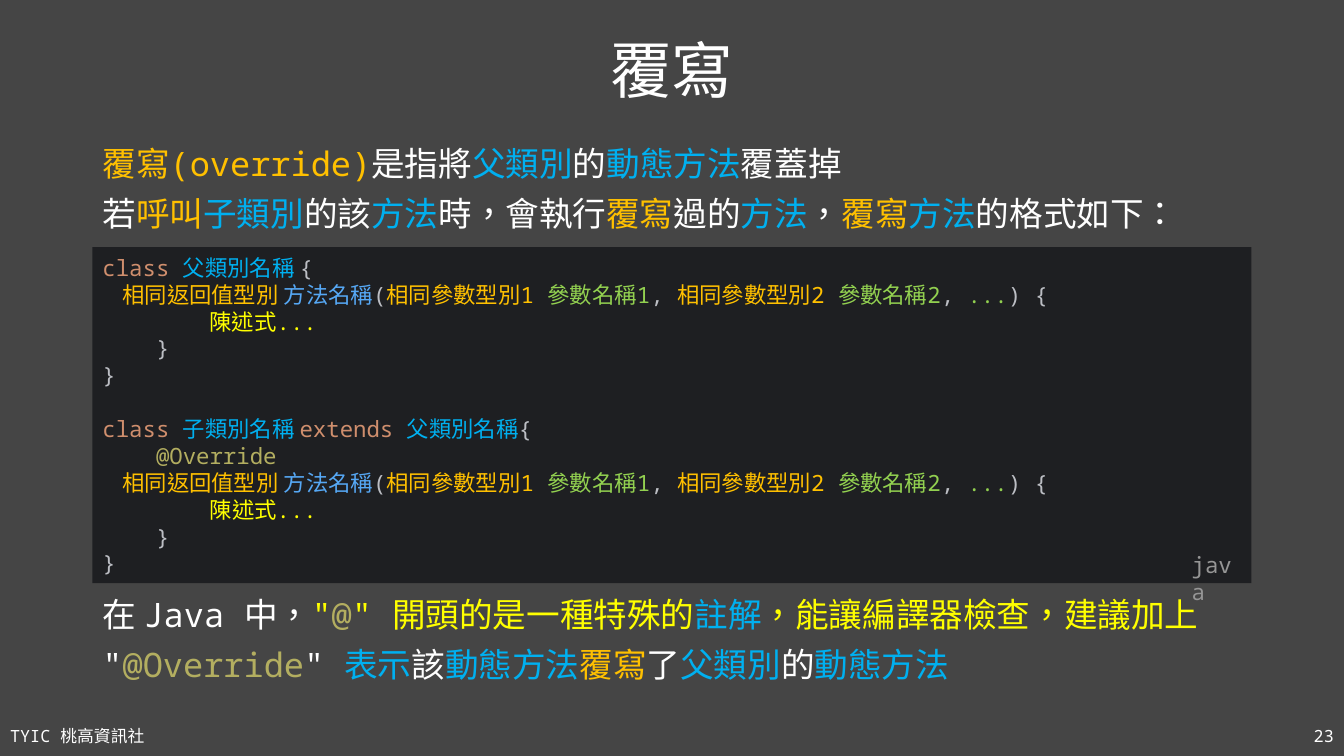
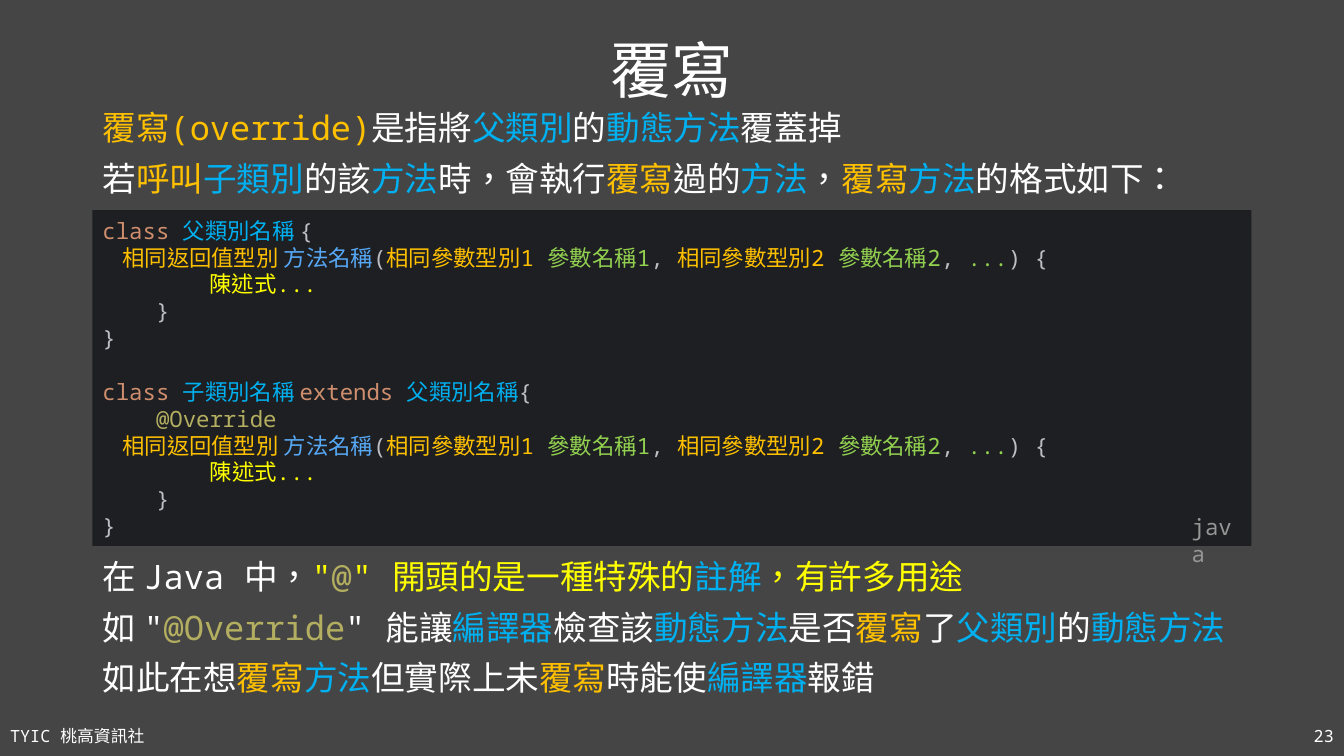
Before and after one commit to TYSHIC/slides, a slide deck: slide 23 of ppt/08_類別與物件.pptx. Drawn at 1344x756 pixels with LibreOffice and Linux fonts; fonts in the diff are those of the drawing. Boxes give left, top, right and bottom in pixels: in the first picture for what was removed or moved away, otherwise in the second. Text is boxed around its words. In the diff, an @@ line names an element or a change of style, - is before the commit and + after.

```diff
--- a/ppt/08_類別與物件.pptx
+++ b/ppt/08_類別與物件.pptx
@@ 2 texts, 1 rectangle: place and size @@
-2 texts, 1 rectangle at bbox=[93, 147, 1252, 584]
+2 texts, 1 rectangle at bbox=[93, 111, 1252, 546]
@@ text at bbox=[102, 560, 1225, 693]: text changed; text colour #FFFF00 to #FFFFFF @@
-在 Java 中，"@" 開頭的是一種特殊的註解，能讓編譯器檢查，建議加上
-"@Override" 表示該動態方法覆寫了父類別的動態方法
+在 Java 中，"@" 開頭的是一種特殊的註解，有許多用途
+如 "@Override" 能讓編譯器檢查該動態方法是否覆寫了父類別的動態方法
+如此在想覆寫方法但實際上未覆寫時能使編譯器報錯
```
Also in this commit, not shown: 13 other slides changed, 4 slides added, 1 slide removed, 4 other files.
